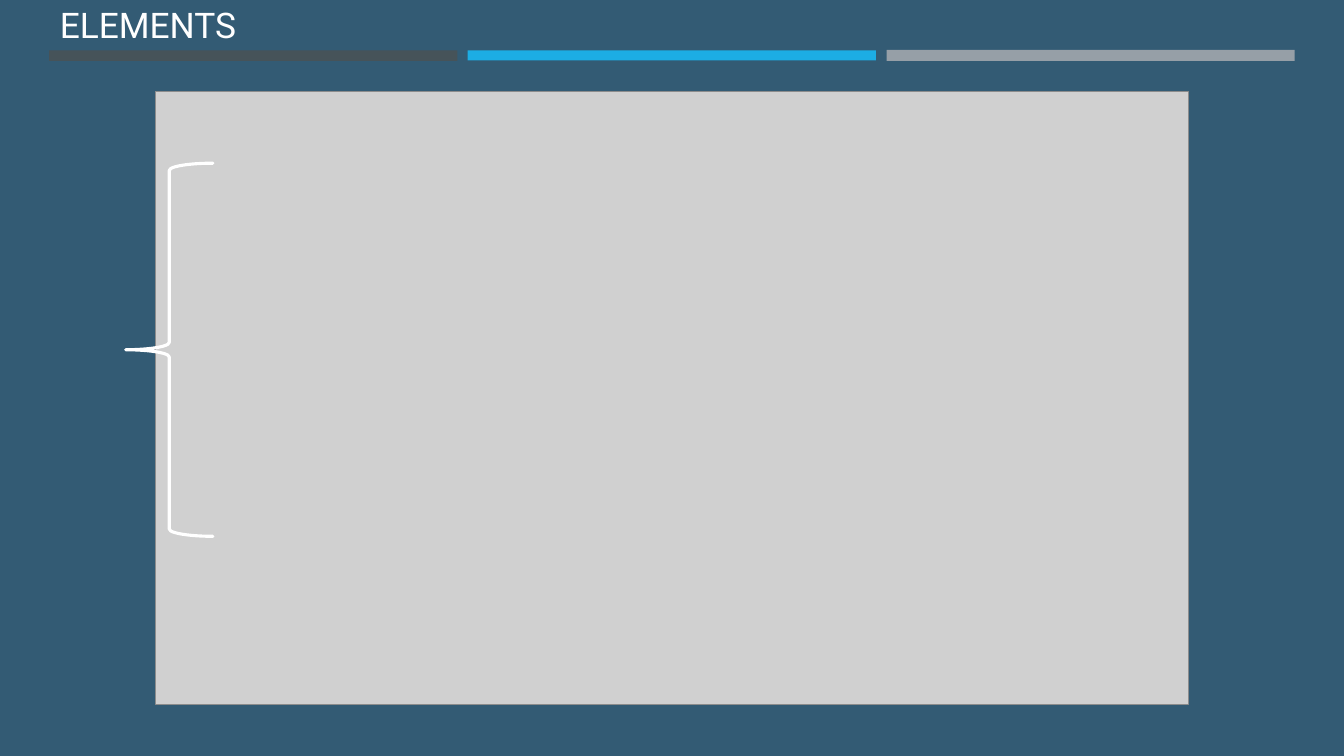
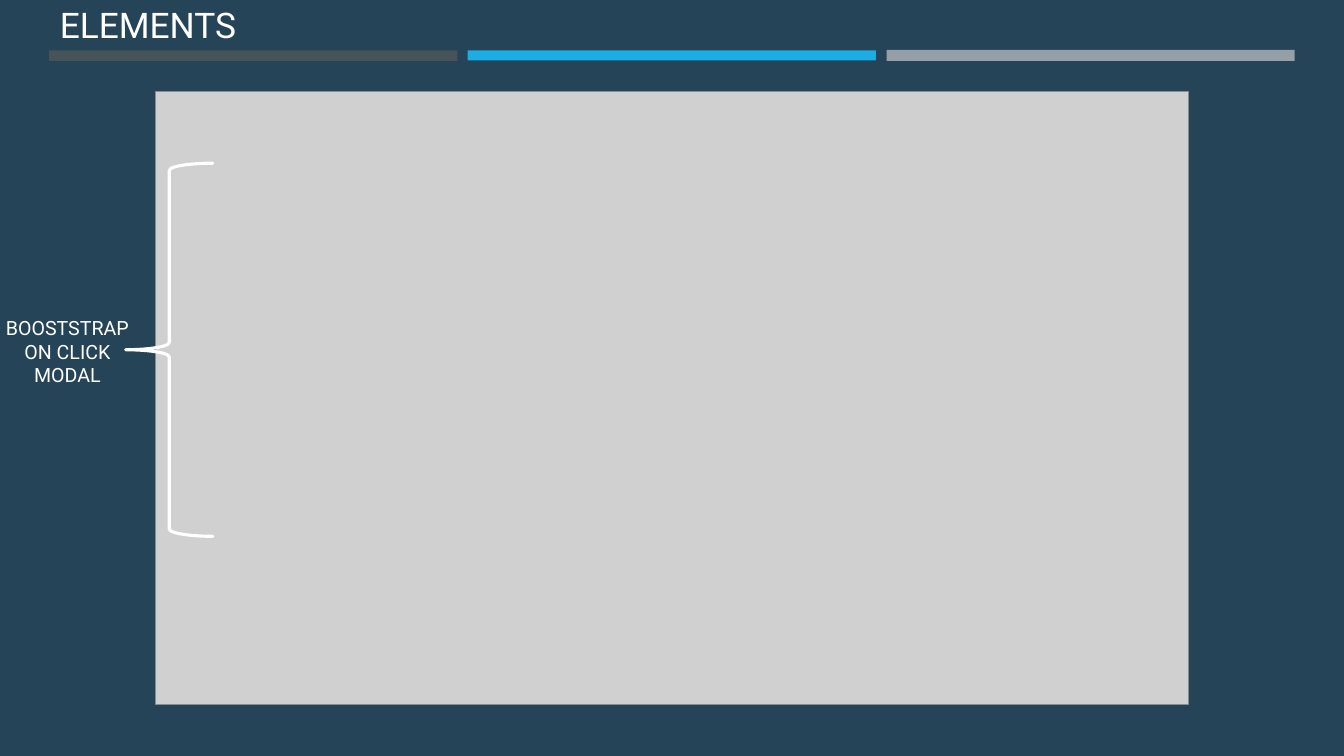
Before and after one commit to HSD-BDAT/BDAT1007_Social_Mining_02, a slide deck: slide 20 of BDAT 1007 Social Data Mining Techniques.pptx (slide 15 before the commit). Drawn at 1344x756 pixels with LibreOffice and Linux fonts; fonts in the diff are those of the drawing; grey boxes stand for pictures. Boxes give left, top, right and bottom in pixels: in the first picture for what was removed or moved away, otherwise in the second. Text is boxed around its words. In the diff, an @@ line names an element or a change of style, - is before the commit and + after.

```diff
--- a/BDAT 1007 Social Data Mining Techniques.pptx
+++ b/BDAT 1007 Social Data Mining Techniques.pptx
@@ background #335B74 to #264457 @@
@@ text added at <box>6,321,129,382</box>, 14 pt, text #FFFFFF @@
+BOOSTSTRAP ON CLICK MODAL
```
Also in this commit, not shown: 10 other slides changed, 6 slides added, 5 other files.
